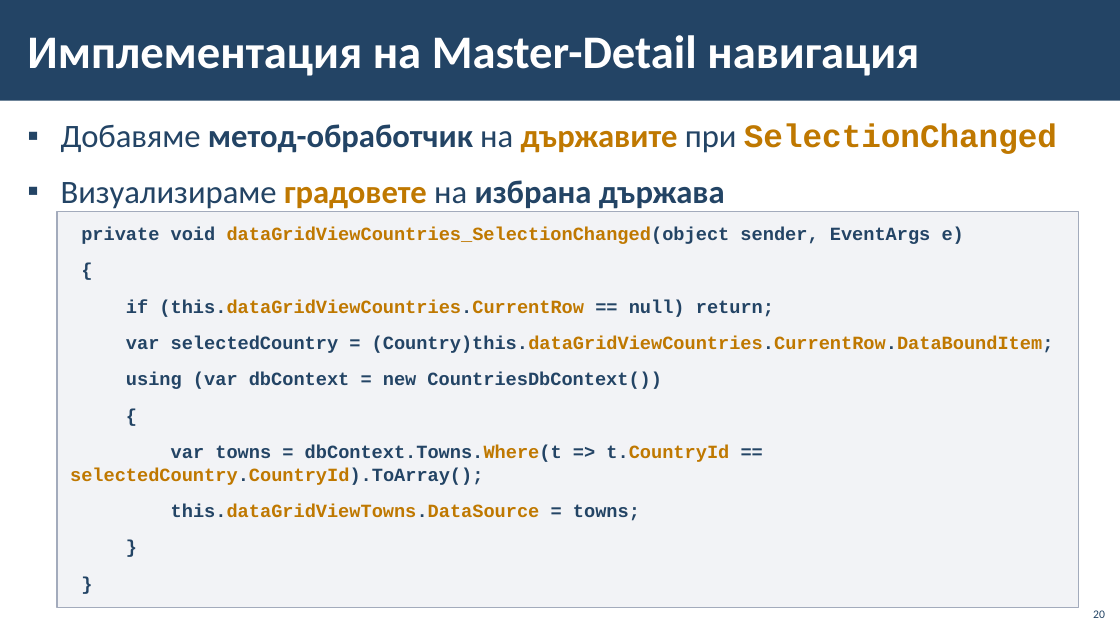
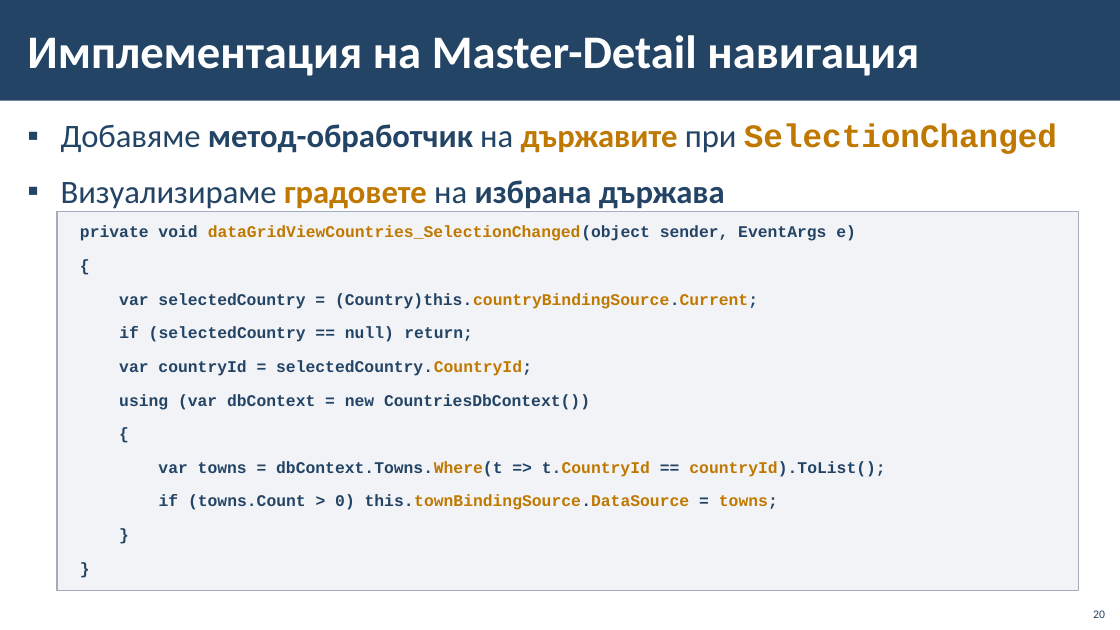
Before and after one commit to BG-IT-Edu/School-Programming, a slide deck: slide 20 of Courses/Software-Sciences/Module-4-Information-Systems-New/08-Navigation-between-Tables/08-Navigation-between-Tables.pptx. Drawn at 1120x630 pixels with LibreOffice and Linux fonts; fonts in the diff are those of the drawing; background and template pictures are left out. Boxes give left, top, right and bottom in pixels: in the first picture for what was removed or moved away, otherwise in the second. Text is boxed around its words. In the diff, an @@ line names an element or a change of style, - is before the commit and + after.

```diff
--- a/Courses/Software-Sciences/Module-4-Information-Systems-New/08-Navigation-between-Tables/08-Navigation-between-Tables.pptx
+++ b/Courses/Software-Sciences/Module-4-Information-Systems-New/08-Navigation-between-Tables/08-Navigation-between-Tables.pptx
@@ rectangle "private void dataGridViewCountries_SelectionChanged(object s ...": place and size @@
-rectangle "private void dataGridViewCountries_SelectionChanged(object s ..." at <box>57,212,1080,608</box>
+rectangle "private void dataGridViewCountries_SelectionChanged(object s ..." at <box>57,212,1080,591</box>
@@ text in rectangle at <box>80,225,856,410</box>: size 16 to 14 pt in "private void dataGridViewCountries_SelectionChanged(object s ...", "{", "using (var dbContext = new CountriesDbContext())", "{" and 2 more places @@
@@ text in rectangle at <box>119,293,758,376</box>: text changed; size 16 to 14 pt; text colour #BF7800 to #234465 @@
-if (this.dataGridViewCountries.CurrentRow == null) return;
-var selectedCountry = (Country)this.dataGridViewCountries.CurrentRow.DataBoundItem;
+var selectedCountry = (Country)this.countryBindingSource.Current;
+if (selectedCountry == null) return;
+var countryId = selectedCountry.CountryId;
@@ text in rectangle at <box>158,461,885,510</box>: text changed; size 16 to 14 pt; text colour #BF7800 to #234465 @@
-var towns = dbContext.Towns.Where(t => t.CountryId == selectedCountry.CountryId).ToArray();
-this.dataGridViewTowns.DataSource = towns;
+var towns = dbContext.Towns.Where(t => t.CountryId == countryId).ToList();
+if (towns.Count > 0) this.townBindingSource.DataSource = towns;
```
Also in this commit, not shown: 8 other slides changed.
